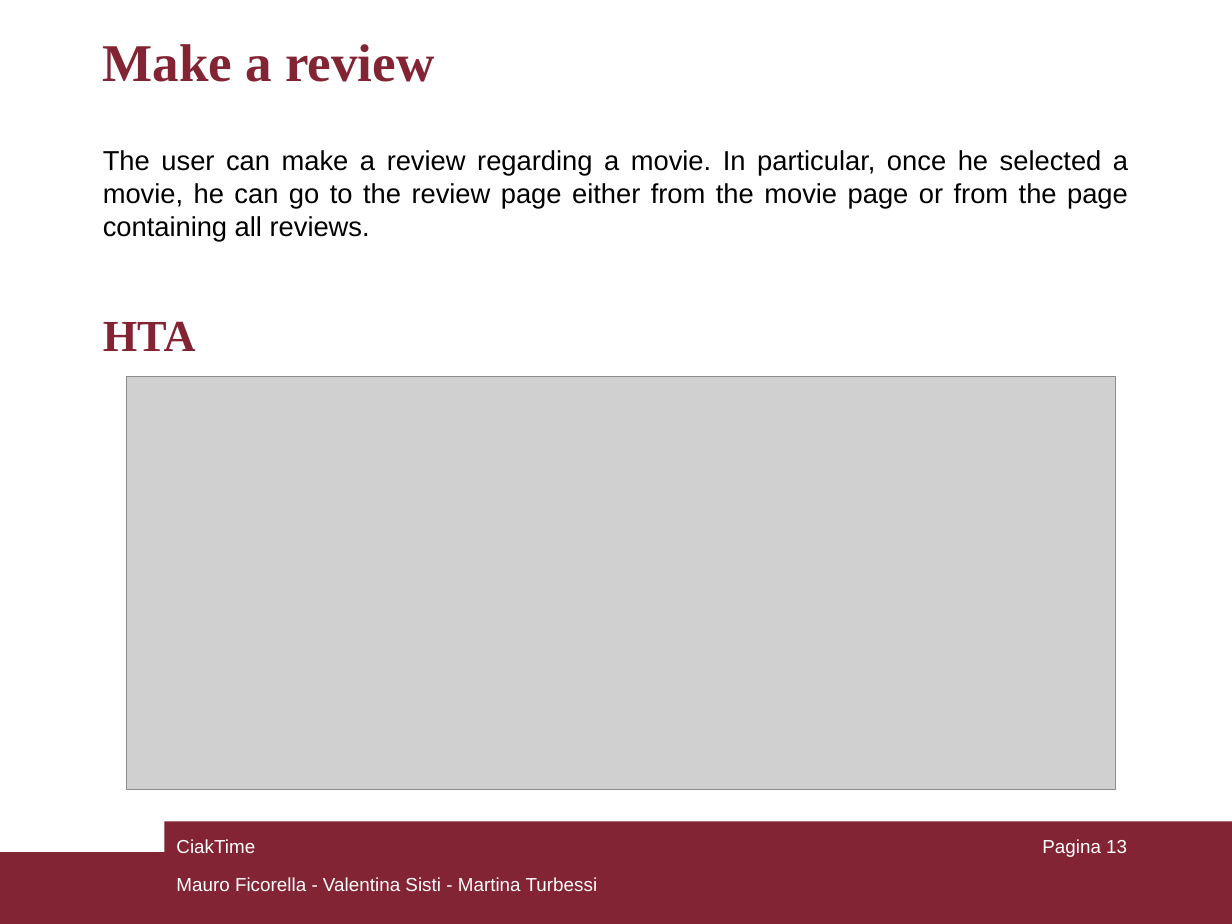
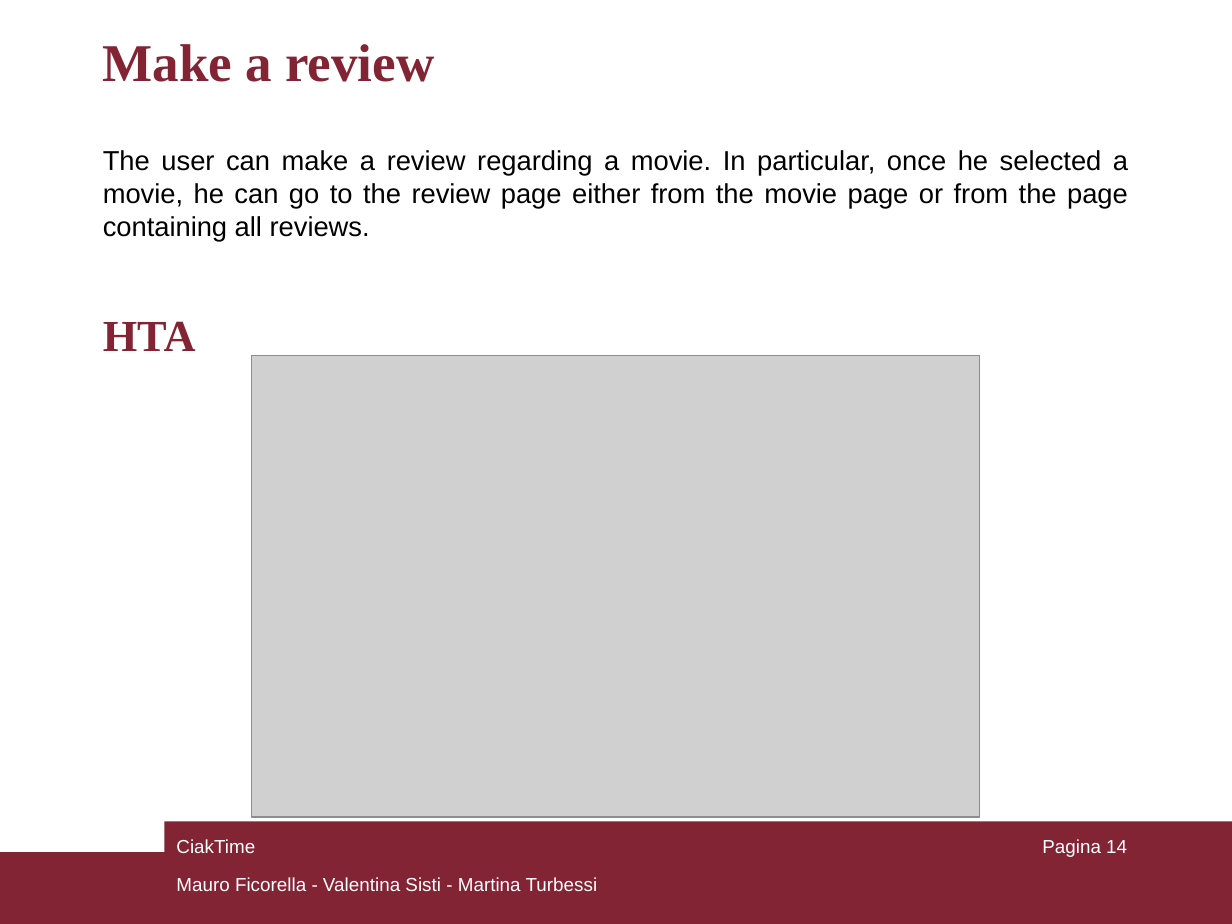
Before and after one commit to mauroficorella/Human-Computer-Interaction, a slide deck: slide 14 of Documentazione/CiakTime_HCI.ppt (slide 13 before the commit). Drawn at 1232x924 pixels with LibreOffice and Linux fonts; fonts in the diff are those of the drawing; grey boxes stand for pictures. Boxes give left, top, right and bottom in pixels: in the first picture for what was removed or moved away, otherwise in the second. Text is boxed around its words. In the diff, an @@ line names an element or a change of style, - is before the commit and + after.

```diff
--- a/Documentazione/CiakTime_HCI.ppt
+++ b/Documentazione/CiakTime_HCI.ppt
@@ picture: place and size @@
-picture at [126,377,1115,791]
+picture at [251,355,979,817]
@@ page number at [1042,839,1127,857]: text changed @@
-Pagina 13
+Pagina 14
```
Also in this commit, not shown: 3 other slides changed, 1 slide added, 3 other files.
